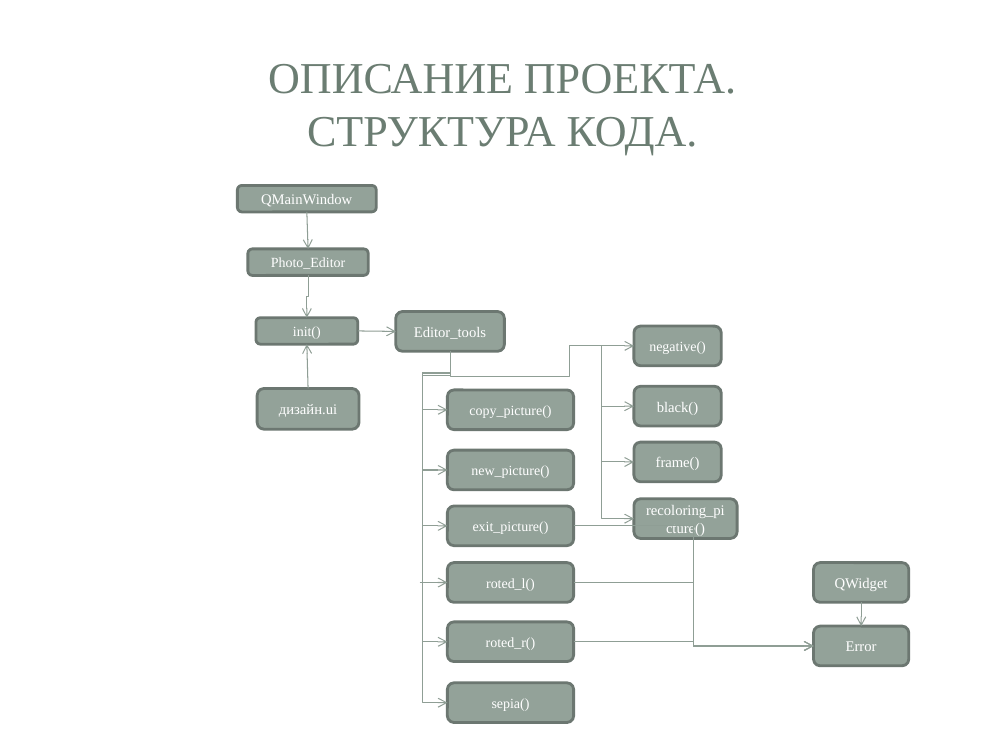
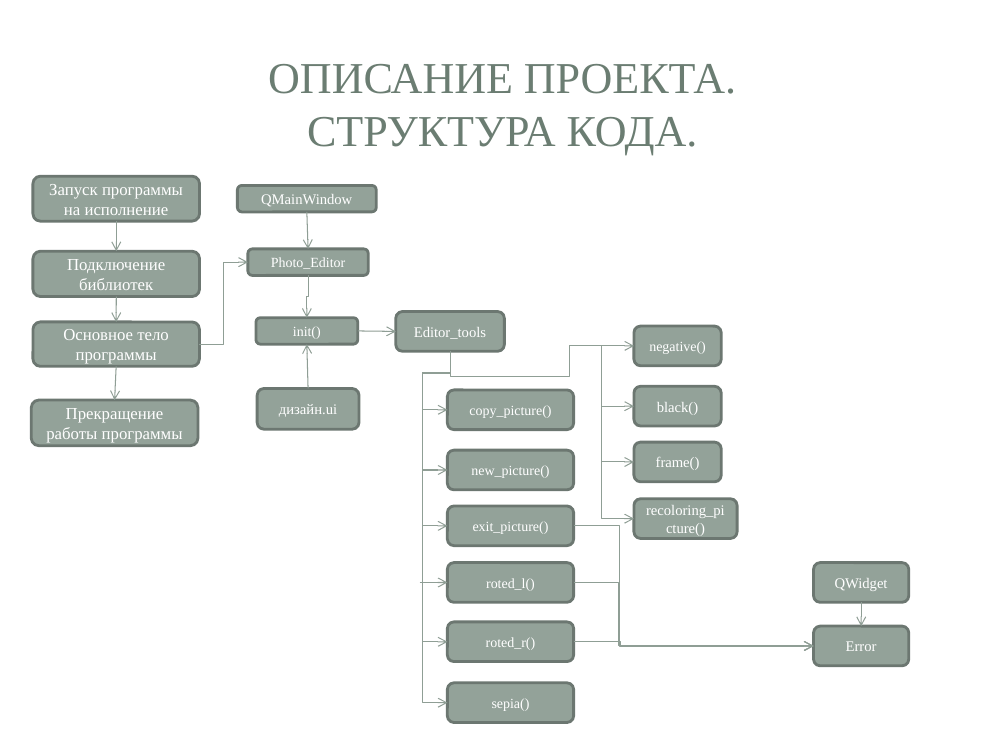
Before and after one commit to feodorrussia/MiniProject, a slide deck: slide 6 of Project/Минипроект Белоуса Фёдора.pptx. Drawn at 1008x756 pixels with LibreOffice and Linux fonts; fonts in the diff are those of the drawing; background and template pictures are left out. Boxes give left, top, right and bottom in pixels: in the first picture for what was removed or moved away, otherwise in the second. Text is boxed around its words. In the diff, an @@ line names an element or a change of style, - is before the commit and + after.

Commit message:
отладка работы программу +формат при вводе

```diff
--- a/Project/Минипроект Белоуса Фёдора.pptx
+++ b/Project/Минипроект Белоуса Фёдора.pptx
@@ rounded rectangle added at bbox=[33, 176, 200, 222], fill #93A299, outline #6D7871 2 pt, 12 pt, text #FFFFFF @@
+Запуск программы на исполнение
@@ arrow added from (116, 221) to (116, 251), #8F9F96 0.75 pt @@
@@ rounded rectangle added at bbox=[33, 251, 200, 296], fill #93A299, outline #6D7871 2 pt, 12 pt, text #FFFFFF @@
+Подключение библиотек
@@ elbow arrow added from (200, 344) to (248, 262), #8F9F96 0.75 pt @@
@@ arrow added from (116, 296) to (116, 322), #8F9F96 0.75 pt @@
@@ rounded rectangle added at bbox=[33, 322, 200, 366], fill #93A299, outline #6D7871 2 pt, 12 pt, text #FFFFFF @@
+Основное тело программы
@@ elbow arrow (451, 352) - (448, 470): route changed @@
@@ arrow added from (116, 366) to (115, 400), #8F9F96 0.75 pt @@
@@ rounded rectangle added at bbox=[31, 400, 198, 446], fill #93A299, outline #6D7871 2 pt, 12 pt, text #FFFFFF @@
+Прекращение работы программы
@@ elbow arrow (574, 526) - (813, 646): route changed @@
@@ elbow arrow (574, 583) - (813, 646): route changed @@
@@ elbow arrow (574, 642) - (813, 646): route changed @@
```
Also in this commit, not shown: 3 other slides changed, 2 other files.
